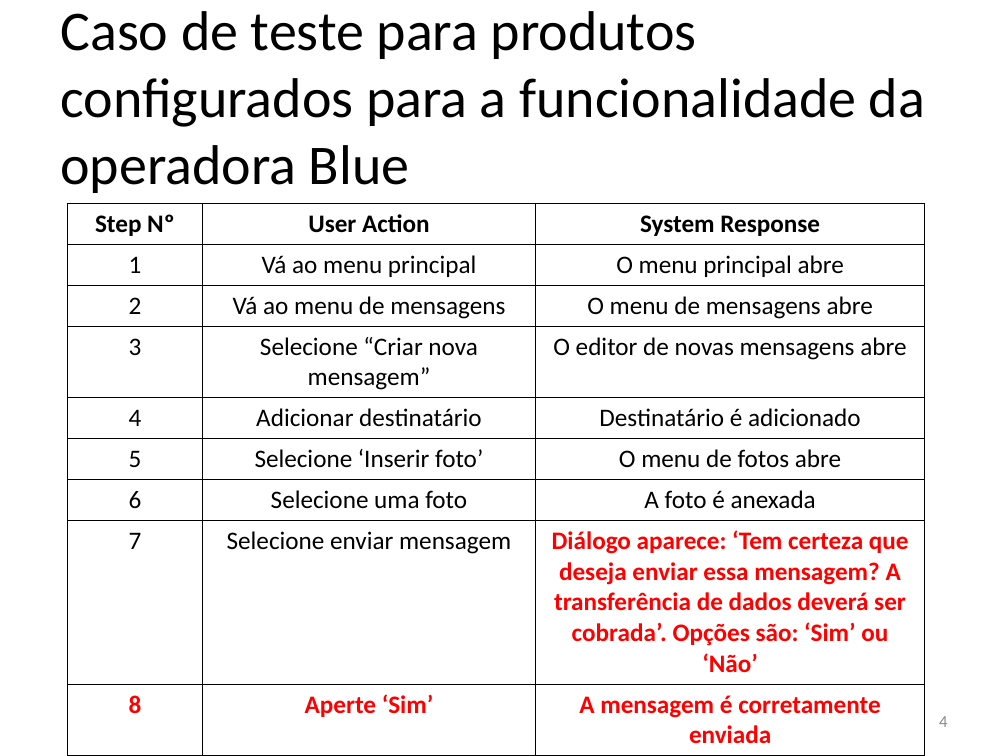
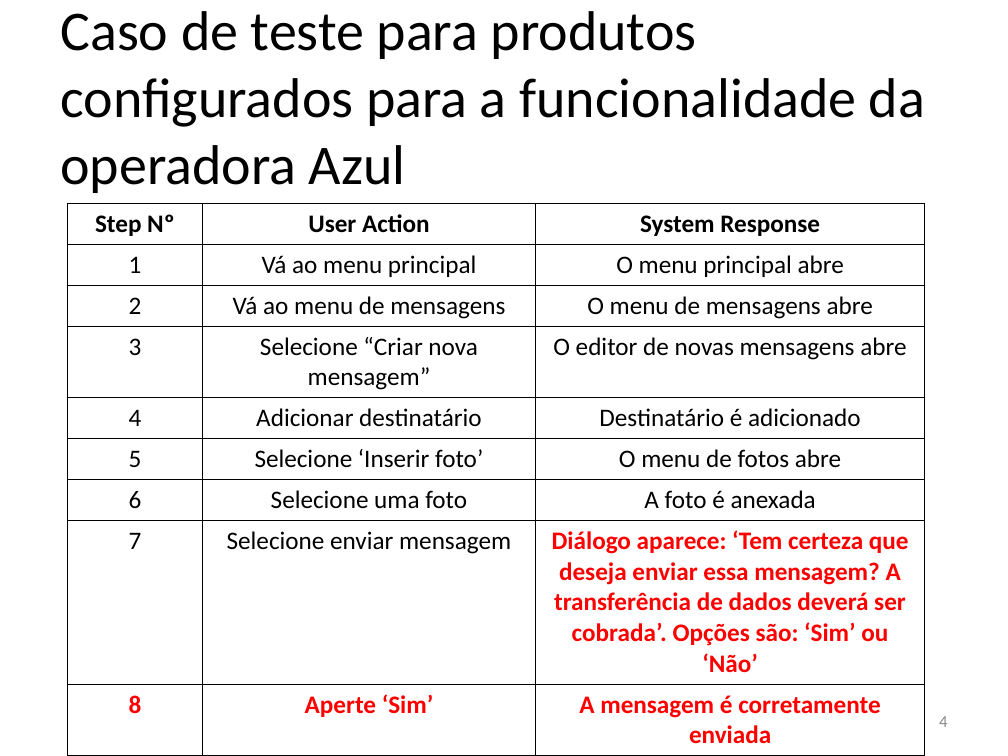
Before and after one commit to rcaa/ProjetoEstatistica2013, a slide deck: slide 4 of presentation/presentation.ppt. Drawn at 1008x756 pixels with LibreOffice and Linux fonts; fonts in the diff are those of the drawing. Boxes give left, top, right and bottom in pixels: in the first picture for what was removed or moved away, otherwise in the second. Text is boxed around its words. In the diff, an @@ line names an element or a change of style, - is before the commit and + after.

```diff
--- a/presentation/presentation.ppt
+++ b/presentation/presentation.ppt
@@ title at (60,11,925,193): text changed @@
-Caso de teste para produtos configurados para a funcionalidade da operadora Blue
+Caso de teste para produtos configurados para a funcionalidade da operadora Azul
```
Also in this commit, not shown: 1 other slide changed, 5 other files.
